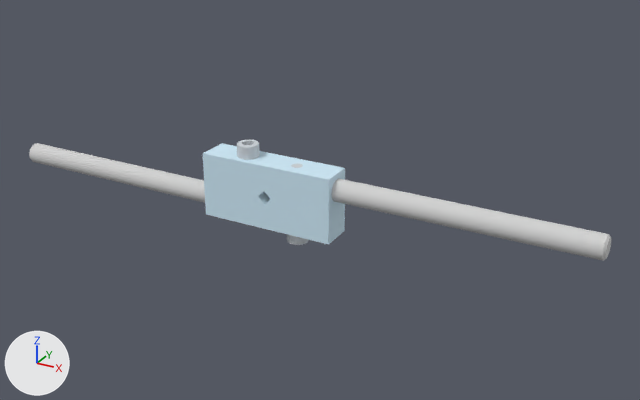
The glTF model model/Tap Wrench Assembly.gltf as it was, and as the next commit left it.
Both versions are drawn from a 50 mm lens placed at (0.193, -0.316, 0.148), pointed at (0.019, 0.001, -0.011). The lights are fixed; the arrows at lower left show +X, +Y and +Z.

Script lines for the objects in view, before the commit:
```python
ob_mesh0_mesh_10 = bpy.data.objects.new('mesh0_mesh_10', me_mesh_10)
ob_mesh0_mesh_10.parent = ob_tap_wrench_body
ob_mesh0_mesh_10.location = (0.0, 0.0, 0.0)
ob_mesh0_mesh_10_001 = bpy.data.objects.new('mesh0_mesh_10.001', me_mesh_10)
ob_mesh0_mesh_10_001.parent = ob_tap_wrench_body_1
ob_mesh0_mesh_10_001.location = (0.0, 0.0, 0.0)
ob_mesh0_mesh_12 = bpy.data.objects.new('mesh0_mesh_12', me_mesh_12)
ob_mesh0_mesh_12.parent = ob_tap_wrench_body
ob_mesh0_mesh_12.location = (0.0, 0.0, 0.0)
ob_mesh0_mesh_13_001 = bpy.data.objects.new('mesh0_mesh_13.001', me_mesh_13)
ob_mesh0_mesh_13_001.parent = ob_tap_wrench_body_1
ob_mesh0_mesh_13_001.location = (0.0, 0.0, 0.0)
ob_mesh0_mesh_4_001 = bpy.data.objects.new('mesh0_mesh_4.001', me_mesh_4)
ob_mesh0_mesh_4_001.parent = ob_tap_wrench_body_1
ob_mesh0_mesh_4_001.location = (0.0, 0.0, 0.0)
ob_mesh0_mesh_8 = bpy.data.objects.new('mesh0_mesh_8', me_mesh_8)
ob_mesh0_mesh_8.parent = ob_tap_wrench_body
ob_mesh0_mesh_8.location = (0.0, 0.0, 0.0)
ob_mesh0_mesh_9_001 = bpy.data.objects.new('mesh0_mesh_9.001', me_mesh_9)
ob_mesh0_mesh_9_001.parent = ob_tap_wrench_body_1
ob_mesh0_mesh_9_001.location = (0.0, 0.0, 0.0)
ob_mesh48_mesh_4_001 = bpy.data.objects.new('mesh48_mesh_4.001', me_mesh_52)
ob_mesh48_mesh_4_001.parent = ob_tap_wrench_handle_1
ob_mesh48_mesh_4_001.location = (0.0, 0.0, 0.0)
# also in view: 'mesh48_mesh_4' at (-0.088, -0.01, -0.015)
```
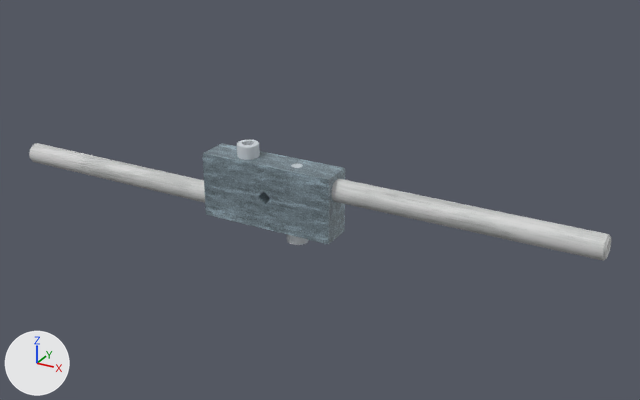
Where the change shows, as pixel boxes [x1, y1, x2, y2] in the pictures (640 x 400 px):
'mesh0_mesh_10.001', surface changed
    both: [203, 154, 329, 213]
'mesh0_mesh_10', surface changed
    both: [204, 184, 329, 244]
'mesh0_mesh_13.001', surface changed (blue to grey)
    both: [203, 143, 345, 180]
'mesh0_mesh_12', surface changed (blue to grey)
    both: [328, 203, 345, 244]
'mesh0_mesh_4.001', surface changed (blue to grey)
    both: [329, 169, 345, 212]
'mesh0_mesh_8', surface changed
    both: [258, 192, 270, 205]

Edits to the bpy script that builds the scene:
```text
Add img_image_1:
    img_image_1 = load_image('Image_1', '_unpacked/Image_1', 1024, 1024, 'sRGB')
Change mat_0_615686_0_811765_0_929412_0_000000_0_000000:
    where n0 = _N.new('ShaderNodeBsdfPrincipled'); n0.name = 'Principled BSDF'
    remove n0.inputs[0].default_value = (0.616, 0.812, 0.929, 1.0)  # 'Base Color', blue #cee9f7
    remove n0.inputs[2].default_value = 1.0  # 'Roughness'
    add n2 = _N.new('ShaderNodeMix'); n2.name = 'Mix'
    add n2.data_type = 'RGBA'
    add n2.blend_type = 'MULTIPLY'
    add n2.inputs[0].default_value = 1.0  # 'Factor'
    add n2.inputs[7].default_value = (0.616, 0.812, 0.929, 1.0)  # 'B', blue #cee9f7
    add n3 = _N.new('ShaderNodeTexImage'); n3.name = 'Image Texture'
    add n3.image = img_image_1
    add _L.new(n2.outputs[2], n0.inputs[0])  # 'Result' to 'Base Color'
    add _L.new(n3.outputs[0], n2.inputs[6])  # 'Color' to 'A'
```
